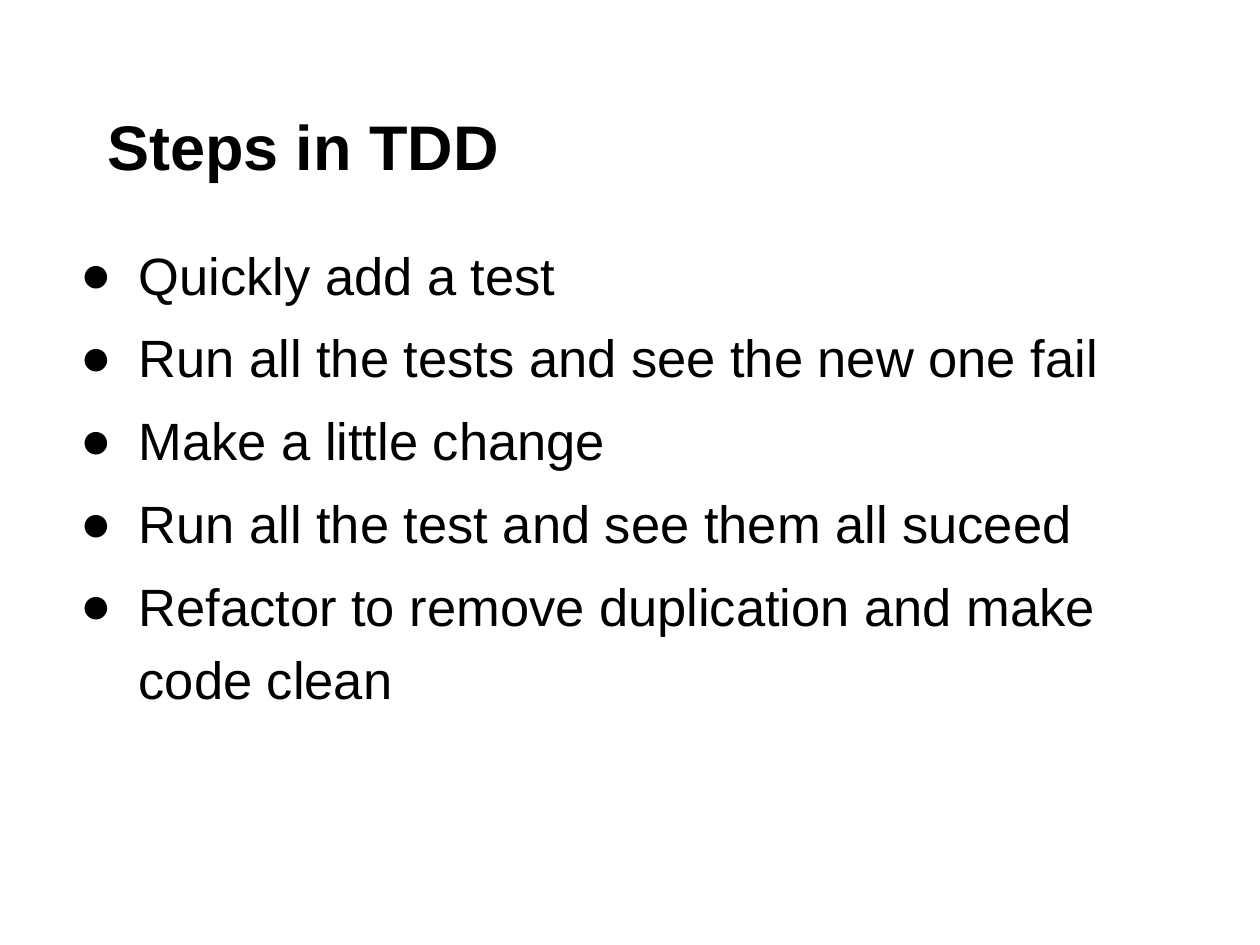
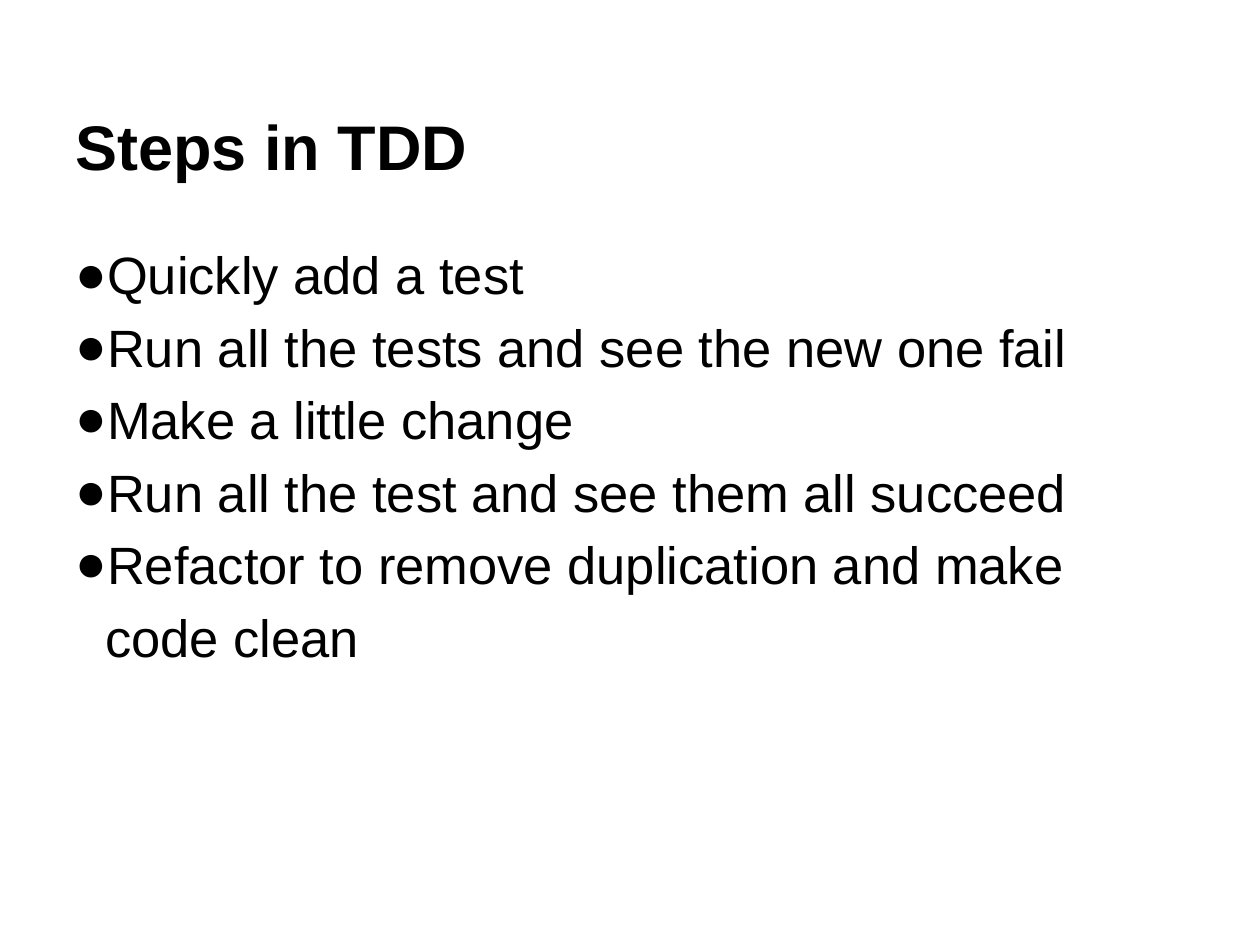
Before and after one commit to RobinNagpal/software_craftsmanship, a slide deck: slide 4 of TDD/study_material/Test Driven Development.pptx. Drawn at 1260x945 pixels with LibreOffice and Linux fonts; fonts in the diff are those of the drawing. Boxes give left, top, right and bottom in pixels: in the first picture for what was removed or moved away, otherwise in the second. Text is boxed around its words. In the diff, an @@ line names an element or a change of style, - is before the commit and + after.

```diff
--- a/TDD/study_material/Test Driven Development.pptx
+++ b/TDD/study_material/Test Driven Development.pptx
@@ text "Steps in TDD" at bbox=[75, 124, 467, 181]: indent changed @@
@@ text at bbox=[75, 256, 1066, 658]: indent changed; less space between paragraphs @@
@@ text at bbox=[75, 474, 1066, 513]: text changed @@
-● Run all the test and see them all suceed
+● Run all the test and see them all succeed
```
Also in this commit, not shown: 11 other slides changed, 1 slide added.
